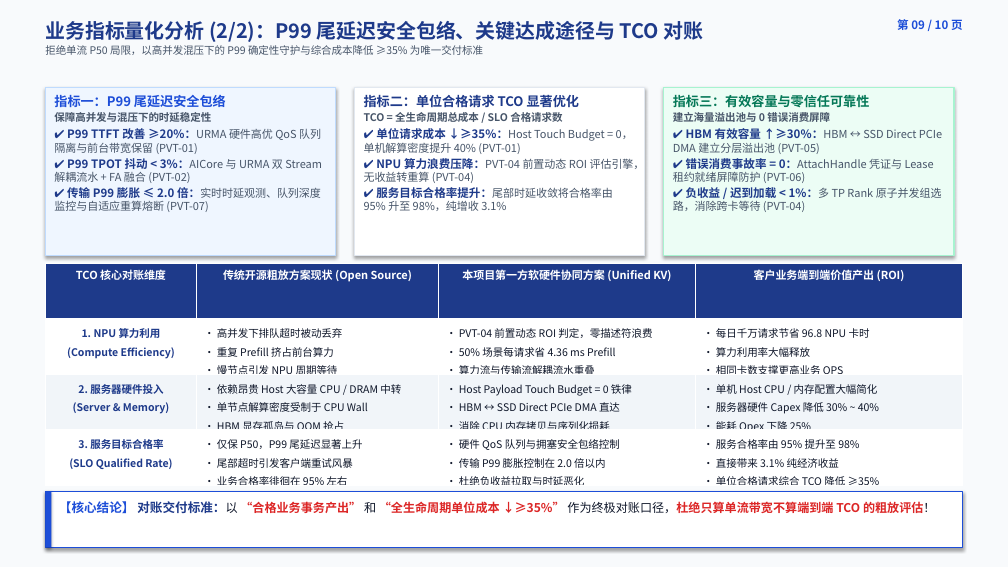
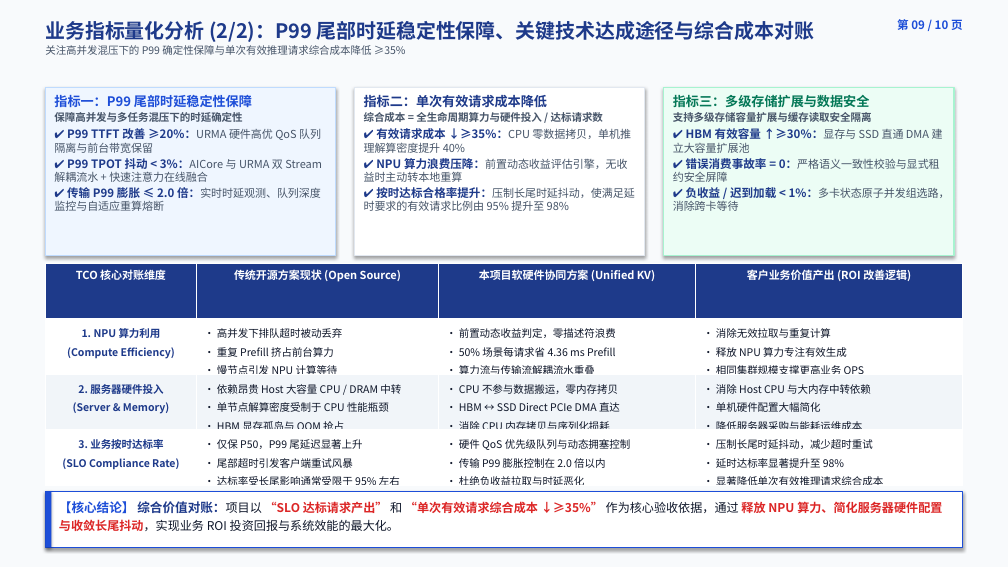
Before and after one commit to stonetree/reports, a slide deck: slide 10 of kvcache/unified_kv_memory/统一异构KVCache存储池_第一方推理基础设施立项汇报_10页精美图表增强版_20260814.pptx (slide 9 before the commit). Drawn at 1008x567 pixels with LibreOffice and Linux fonts; fonts in the diff are those of the drawing. Boxes give left, top, right and bottom in pixels: in the first picture for what was removed or moved away, otherwise in the second. Text is boxed around its words. In the diff, an @@ line names an element or a change of style, - is before the commit and + after.

```diff
--- a/kvcache/unified_kv_memory/统一异构KVCache存储池_第一方推理基础设施立项汇报_10页精美图表增强版_20260814.pptx
+++ b/kvcache/unified_kv_memory/统一异构KVCache存储池_第一方推理基础设施立项汇报_10页精美图表增强版_20260814.pptx
@@ text at [45,21,815,55]: text changed; size 10 to 19 pt; text colour #475569 to #1E3A8A; bold on @@
-业务指标量化分析 (2/2)：P99 尾延迟安全包络、关键达成途径与 TCO 对账
-拒绝单流 P50 局限，以高并发混压下的 P99 确定性守护与综合成本降低 ≥35% 为唯一交付标准
+业务指标量化分析 (2/2)：P99 尾部时延稳定性保障、关键技术达成途径与综合成本对账
+关注高并发混压下的 P99 确定性保障与单次有效推理请求综合成本降低 ≥35%
@@ text at [54,95,322,211]: text changed; bold on @@
-指标一：P99 尾延迟安全包络
-保障高并发与混压下的时延稳定性
-✔ P99 TTFT 改善 ≥20%：URMA 硬件高优 QoS 队列隔离与前台带宽保留 (PVT-01)
-✔ P99 TPOT 抖动 < 3%：AICore 与 URMA 双 Stream 解耦流水 + FA 融合 (PVT-02)
-✔ 传输 P99 膨胀 ≤ 2.0 倍：实时时延观测、队列深度监控与自适应重算熔断 (PVT-07)
+指标一：P99 尾部时延稳定性保障
+保障高并发与多任务混压下的时延确定性
+✔ P99 TTFT 改善 ≥20%：URMA 硬件高优 QoS 队列隔离与前台带宽保留
+✔ P99 TPOT 抖动 < 3%：AICore 与 URMA 双 Stream 解耦流水 + 快速注意力在线融合
+✔ 传输 P99 膨胀 ≤ 2.0 倍：实时时延观测、队列深度监控与自适应重算熔断
@@ text at [364,95,635,211]: text changed @@
-指标二：单位合格请求 TCO 显著优化
-TCO = 全生命周期总成本 / SLO 合格请求数
-✔ 单位请求成本 ↓≥35%：Host Touch Budget = 0，单机解算密度提升 40% (PVT-01)
-✔ NPU 算力浪费压降：PVT-04 前置动态 ROI 评估引擎，无收益转重算 (PVT-04)
-✔ 服务目标合格率提升：尾部时延收敛将合格率由 95% 升至 98%，纯增收 3.1%
+指标二：单次有效请求成本降低
+综合成本 = 全生命周期算力与硬件投入 / 达标请求数
+✔ 有效请求成本 ↓≥35%：CPU 零数据拷贝，单机推理解算密度提升 40%
+✔ NPU 算力浪费压降：前置动态收益评估引擎，无收益时主动转本地重算
+✔ 按时达标合格率提升：压制长尾时延抖动，使满足延时要求的有效请求比例由 95% 提升至 98%
@@ text at [673,95,950,211]: text changed; bold on @@
-指标三：有效容量与零信任可靠性
-建立海量溢出池与 0 错误消费屏障
-✔ HBM 有效容量 ↑≥30%：HBM ↔ SSD Direct PCIe DMA 建立分层溢出池 (PVT-05)
-✔ 错误消费事故率 = 0：AttachHandle 凭证与 Lease 租约就绪屏障防护 (PVT-06)
-✔ 负收益 / 迟到加载 < 1%：多 TP Rank 原子并发组选路，消除跨卡等待 (PVT-04)
+指标三：多级存储扩展与数据安全
+支持多级存储容量扩展与缓存读取安全隔离
+✔ HBM 有效容量 ↑≥30%：显存与 SSD 直通 DMA 建立大容量扩展池
+✔ 错误消费事故率 = 0：严格语义一致性校验与显式租约安全屏障
+✔ 负收益 / 迟到加载 < 1%：多卡状态原子并发组选路，消除跨卡等待
@@ table at [45,263,963,489] @@
-row 1: TCO 核心对账维度 | 传统开源粗放方案现状 (Open Source) | 本项目第一方软硬件协同方案 (Unified KV) | 客户业务端到端价值产出 (ROI)
+row 1: TCO 核心对账维度 | 传统开源方案现状 (Open Source) | 本项目软硬件协同方案 (Unified KV) | 客户业务价值产出 (ROI 改善逻辑)
-row 2: 1. NPU 算力利用 (Compute Efficiency) | • 高并发下排队超时被动丢弃 • 重复 Prefill 挤占前台算力 • 慢节点引发 NPU 周期等待 | • PVT-04 前置动态 ROI 判定，零描述符浪费 • 50% 场景每请求省 4.36 ms Prefill • 算力流与传输流解耦流水重叠 | • 每日千万请求节省 96.8 NPU 卡时 • 算力利用率大幅释放 • 相同卡数支撑更高业务 QPS
+row 2: 1. NPU 算力利用 (Compute Efficiency) | • 高并发下排队超时被动丢弃 • 重复 Prefill 挤占前台算力 • 慢节点引发 NPU 计算等待 | • 前置动态收益判定，零描述符浪费 • 50% 场景每请求省 4.36 ms Prefill • 算力流与传输流解耦流水重叠 | • 消除无效拉取与重复计算 • 释放 NPU 算力专注有效生成 • 相同集群规模支撑更高业务 QPS
-row 3: 2. 服务器硬件投入 (Server & Memory) | • 依赖昂贵 Host 大容量 CPU / DRAM 中转 • 单节点解算密度受制于 CPU Wall • HBM 显存孤岛与 OOM 抢占 | • Host Payload Touch Budget = 0 铁律 • HBM ↔ SSD Direct PCIe DMA 直达 • 消除 CPU 内存拷贝与序列化损耗 | • 单机 Host CPU / 内存配置大幅简化 • 服务器硬件 Capex 降低 30% ~ 40% • 能耗 Opex 下降 25%
+row 3: 2. 服务器硬件投入 (Server & Memory) | • 依赖昂贵 Host 大容量 CPU / DRAM 中转 • 单节点解算密度受制于 CPU 性能瓶颈 • HBM 显存孤岛与 OOM 抢占 | • CPU 不参与数据搬运，零内存拷贝 • HBM ↔ SSD Direct PCIe DMA 直达 • 消除 CPU 内存拷贝与序列化损耗 | • 消除 Host CPU 与大内存中转依赖 • 单机硬件配置大幅简化 • 降低服务器采购与能耗运维成本
-row 4: 3. 服务目标合格率 (SLO Qualified Rate) | • 仅保 P50，P99 尾延迟显著上升 • 尾部超时引发客户端重试风暴 • 业务合格率徘徊在 95% 左右 | • 硬件 QoS 队列与拥塞安全包络控制 • 传输 P99 膨胀控制在 2.0 倍以内 • 杜绝负收益拉取与时延恶化 | • 服务合格率由 95% 提升至 98% • 直接带来 3.1% 纯经济收益 • 单位合格请求综合 TCO 降低 ≥35%
+row 4: 3. 业务按时达标率 (SLO Compliance Rate) | • 仅保 P50，P99 尾延迟显著上升 • 尾部超时引发客户端重试风暴 • 达标率受长尾影响通常受限于 95% 左右 | • 硬件 QoS 优先级队列与动态拥塞控制 • 传输 P99 膨胀控制在 2.0 倍以内 • 杜绝负收益拉取与时延恶化 | • 压制长尾时延抖动，减少超时重试 • 延时达标率显著提升至 98% • 显著降低单次有效推理请求综合成本
@@ text at [59,499,942,531]: text changed @@
-【核心结论】 对账交付标准：以 “合格业务事务产出” 和 “全生命周期单位成本 ↓≥35%” 作为终极对账口径，杜绝只算单流带宽不算端到端 TCO 的粗放评估！
+【核心结论】 综合价值对账：项目以 “SLO 达标请求产出” 和 “单次有效请求综合成本 ↓≥35%” 作为核心验收依据，通过 释放 NPU 算力、简化服务器硬件配置与收敛长尾抖动，实现业务 ROI 投资回报与系统效能的最大化。
```
Also in this commit, not shown: 9 other slides changed, 2 slides added, 10 other files.
